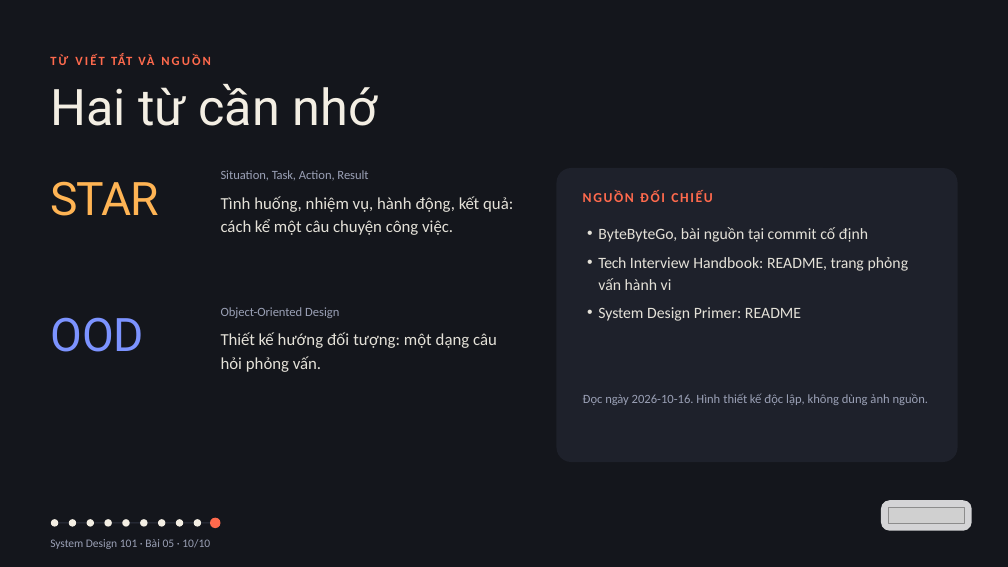
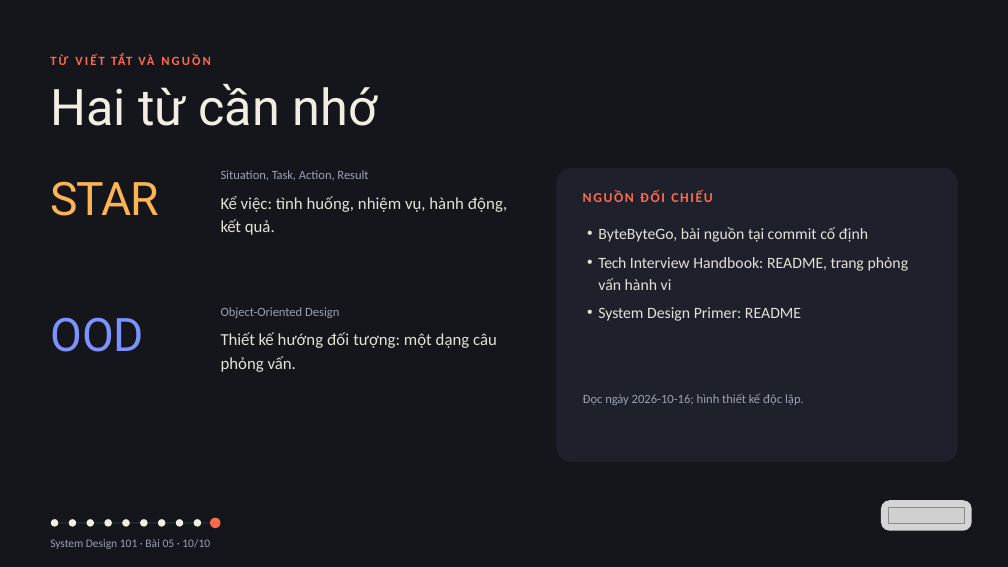
Before and after one commit to vohoailinh90/tool-marketing-studio, a slide deck: slide 10 of system-design-101/vi/lessons/sd-05-005/slides/sd-05-005.pptx. Drawn at 1008x567 pixels with LibreOffice and Linux fonts; fonts in the diff are those of the drawing; grey boxes stand for pictures. Boxes give left, top, right and bottom in pixels: in the first picture for what was removed or moved away, otherwise in the second. Text is boxed around its words. In the diff, an @@ line names an element or a change of style, - is before the commit and + after.

```diff
--- a/system-design-101/vi/lessons/sd-05-005/slides/sd-05-005.pptx
+++ b/system-design-101/vi/lessons/sd-05-005/slides/sd-05-005.pptx
@@ text at (x1=221, y1=196, x2=507, y2=235): text changed @@
-Tình huống, nhiệm vụ, hành động, kết quả: cách kể một câu chuyện công việc.
+Kể việc: tình huống, nhiệm vụ, hành động, kết quả.
@@ text at (x1=221, y1=332, x2=497, y2=372): text changed @@
-Thiết kế hướng đối tượng: một dạng câu hỏi phỏng vấn.
+Thiết kế hướng đối tượng: một dạng câu phỏng vấn.
@@ text at (x1=583, y1=393, x2=804, y2=405): text changed @@
-Đọc ngày 2026-10-16. Hình thiết kế độc lập, không dùng ảnh nguồn.
+Đọc ngày 2026-10-16; hình thiết kế độc lập.
```
Also in this commit, not shown: 7 other slides changed, 4 other files.
